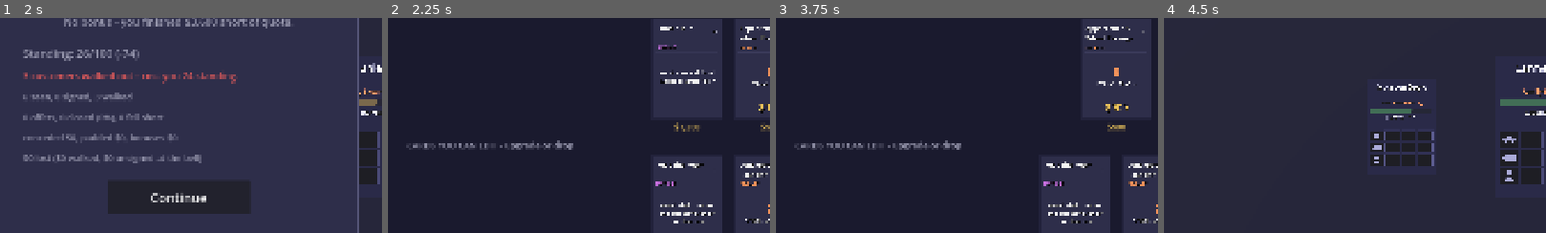
Above: before the commit, frames 1-4 (left to right).
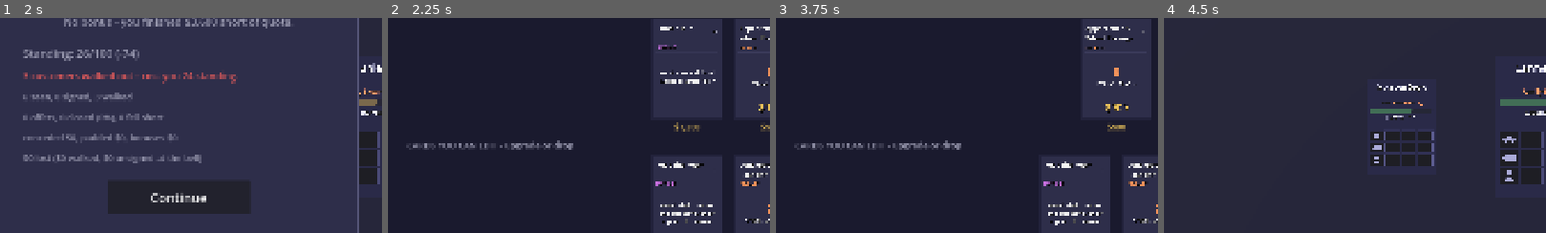
Above: after the commit, the same moments.

Repository: Painkills/RogueDealership
Game: Godot game, scene res://scenes/run.tscn
Same seed, same stepped clock (60 frames per second), same inputs: the game is played once before the commit and once after it.
Inputs (mouse positions are % of the whole screen's width and height, from its top left):
- Up to frame 1 (2 s): click (5, 4) at 0.5 s; click (5, 4) at 1.25 s
- Up to frame 2 (2.25 s): click "Continue" at 2 s
- Up to frame 3 (3.75 s): click (50, 13) at 2.75 s; click (39, 36) at 3.52 s
- Up to frame 4 (4.5 s): click "OPEN THE FLOOR" at 4.25 s
The pictures show only the part of the screen within x 0-50%, y 25-75%; the shares and areas given below are measured in that part.

Frame 1 is identical in both runs. In frame 2, 0.1% of the frame differs, in the area x 71-85%, y 93-97%; in frame 3, 0.1%; in frame 4, nothing differs.

Commit message:
feat(model,view): Read the Room targets the top UNSOLD interest; grid tells known from sold
reveal_room() used to always name/category whoever ranked #1, even
after that interest was already sold - a read that stopped telling you
anything the moment you were doing well. It now walks ranks for the
best-ranked interest not yet in the customer's unsigned list
(top_unsold_interest_id()), and the exact upgrade records that
interest's real rank rather than hardcoding 1.

The interest grid drew known-but-unsold cells in the same blue as
"appeal" elsewhere on screen, which read as neither the "still open"
state it is nor matched the green used for sold. It now uses the same
yellow the patience bar already uses for "still open" (patience_warn),
so green only ever means "done."

Co-Authored-By: Claude Sonnet 5 <noreply@anthropic.com>

Diff:
--- a/game/scripts/model/customer.gd
+++ b/game/scripts/model/customer.gd
@@ -94,6 +94,29 @@
 	return &""
 
 
+## Their highest-priority interest that is not already sold - what Read the
+## Room should actually point at. Naming their number one after you have
+## already closed it is a read that tells you nothing; naming whatever is
+## next is the same promise the card makes ("their number one") kept once
+## the literal number one is off the table. Falls back to top_interest_id()
+## only in the unreachable case where every one of their interests is sold.
+func top_unsold_interest_id() -> StringName:
+	var sold := {}
+	for u in unsigned:
+		sold[u["product"].interest.id] = true
+	var best_iid: StringName = &""
+	var best_rank: int = 9999
+	for iid in ranks:
+		if sold.has(iid):
+			continue
+		if int(ranks[iid]) < best_rank:
+			best_rank = int(ranks[iid])
+			best_iid = iid
+	if best_iid == &"":
+		return top_interest_id()
+	return best_iid
+
+
 ## The board they were dealt against. The view needs it to lay their priority
 ## list out as a grid, and a customer knowing which nine interests exist is not
 ## a leak - the RANKS are the hidden information, and those stay behind
@@ -106,14 +129,20 @@
 	## The base read narrows nine interests to three and hands you the Line -
 	## which, since offering stopped teaching it, is the ONLY way to learn it.
 	## The upgrade narrows that last three to one.
+	##
+	## Both name whichever of their interests is highest-priority and NOT
+	## already sold - top_unsold_interest_id(), not top_interest_id(). A read
+	## that keeps naming an interest you already closed would be a read that
+	## stops telling you anything the moment you are doing well.
 	known_line = true
-	var top := top_interest_id()
+	var top := top_unsold_interest_id()
 	known_top_category = _interests.by_id(top).category.id
 	# Recorded as a known RANK rather than its own flag: everything that reads
 	# priorities already walks known_ranks, so the upgrade needs no new case
-	# anywhere downstream of here.
+	# anywhere downstream of here. The rank is whatever top's real rank is -
+	# 2nd, 3rd, whatever is left - not hardcoded to 1.
 	if exact:
-		known_ranks[top] = 1
+		known_ranks[top] = int(ranks[top])
 
 
 func owns(product_id: StringName) -> bool:
--- a/game/scripts/model/effects/reveal_room.gd
+++ b/game/scripts/model/effects/reveal_room.gd
@@ -11,5 +11,5 @@
 
 func describe() -> String:
 	if exact:
-		return "reveals their Line and names their number one"
-	return "reveals their Line and the category of their number one"
+		return "reveals their Line and names their top unsold interest"
+	return "reveals their Line and the category of their top unsold interest"
--- a/game/scripts/view/interest_grid.gd
+++ b/game/scripts/view/interest_grid.gd
@@ -144,7 +144,9 @@
 		# strongest state.
 		draw_rect(cell, Palette.color(&"patience_ok"), true)
 	elif rank > 0:
-		draw_rect(cell, Palette.color(&"appeal"), true)
+		# Known but not yet taken - the same "still open" yellow the patience
+		# bar itself uses, so green only ever means "done."
+		draw_rect(cell, Palette.color(&"patience_warn"), true)
 
 	var edge: Color = Palette.color(&"neutral_3")
 	var thickness := 2.0
--- a/game/tests/test_customer.gd
+++ b/game/tests/test_customer.gd
@@ -74,6 +74,28 @@
 	h.eq("and the category of their number one", c.known_top_category,
 		_interests().by_id(c.top_interest_id()).category.id)
 
+## The bug this guards: reading the room after you have already sold their
+## number one used to keep pointing at that same, already-closed interest -
+## a read that told you nothing new. It should point at whatever is now
+## their highest-priority interest that is still open.
+func test_reveal_room_skips_what_is_already_sold() -> void:
+	var c := _cust(&"easygoing", 1)
+	var first := c.top_interest_id()
+	var product := ProductCardDef.new()
+	product.interest = _interests().by_id(first)
+	product.margin = 100
+	c.unsigned.append({"product": product, "margin": 100, "bonus": 0})
+
+	c.reveal_room(true)
+	var second := c.top_unsold_interest_id()
+	h.check("the already-sold interest is not what gets named", second != first)
+	h.eq("it names whatever ranks next instead", c.known_top_category,
+		_interests().by_id(second).category.id)
+	h.eq("and records ITS real rank, not 1", c.known_ranks[second],
+		c.ranks[second])
+	h.check("the rank recorded is not the hardcoded 1 the sold interest had",
+		int(c.ranks[second]) != 1)
+
 func test_family_first_never_gets_harder() -> void:
 	h.eq("their Line does not move on a sale", _arch(&"family").line_per_sale, 0)
 
Not shown, changed: game/README.md
